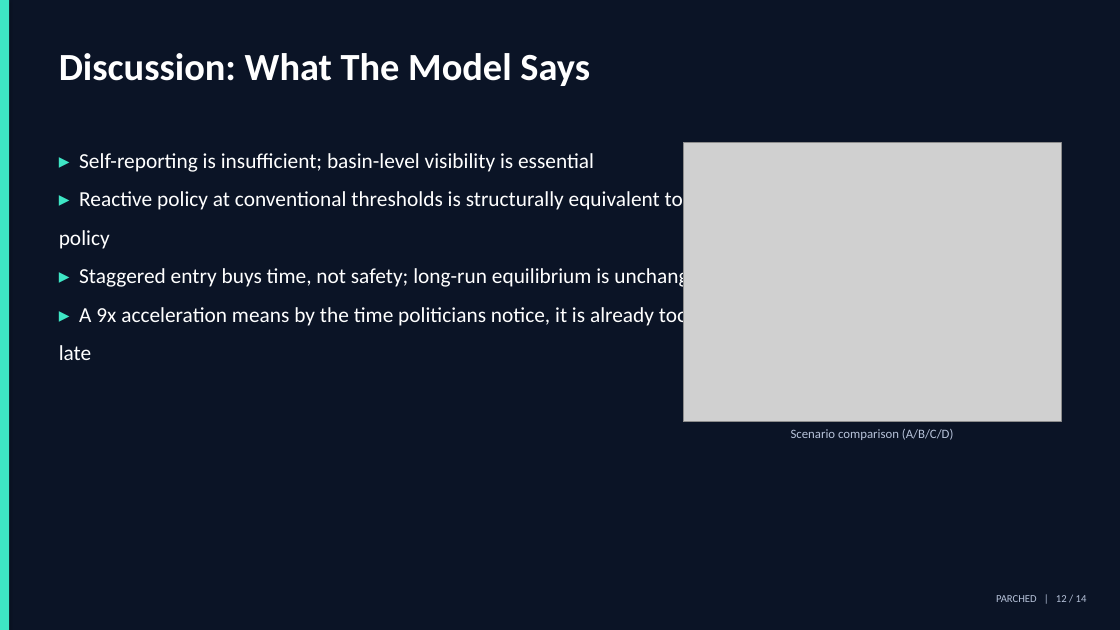
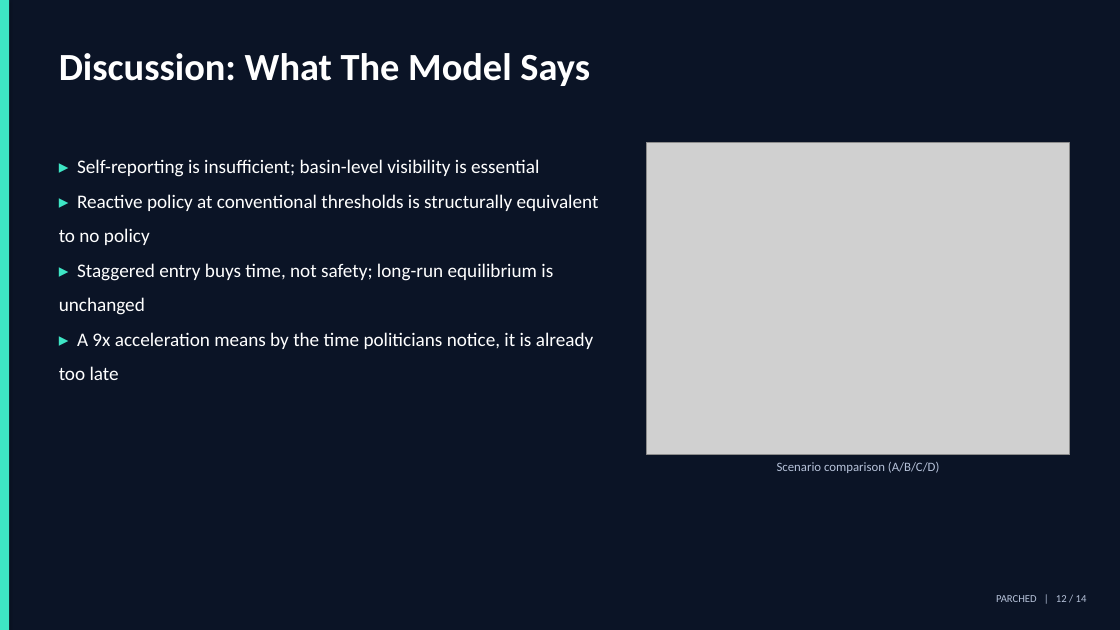
Before and after one commit to cup-noodlehS/ABM-project, a slide deck: slide 12 of presentation/PARCHED_final.pptx. Drawn at 1120x630 pixels with LibreOffice and Linux fonts; fonts in the diff are those of the drawing; grey boxes stand for pictures. Boxes give left, top, right and bottom in pixels: in the first picture for what was removed or moved away, otherwise in the second. Text is boxed around its words. In the diff, an @@ line names an element or a change of style, - is before the commit and + after.

```diff
--- a/presentation/PARCHED_final.pptx
+++ b/presentation/PARCHED_final.pptx
@@ text "▸ Self-reporting is insufficient; basin-level ..." at (x1=59, y1=159, x2=599, y2=380): size 20 to 18 pt @@
@@ picture resized from (x1=683, y1=143, x2=1061, y2=422) to (x1=647, y1=143, x2=1069, y2=455) @@
@@ text "Scenario comparison (A/B/C/D)" moved from (x1=791, y1=429, x2=954, y2=440) to (x1=777, y1=462, x2=940, y2=473) @@
```
Also in this commit, not shown: 1 other slide changed, 3 other files.
